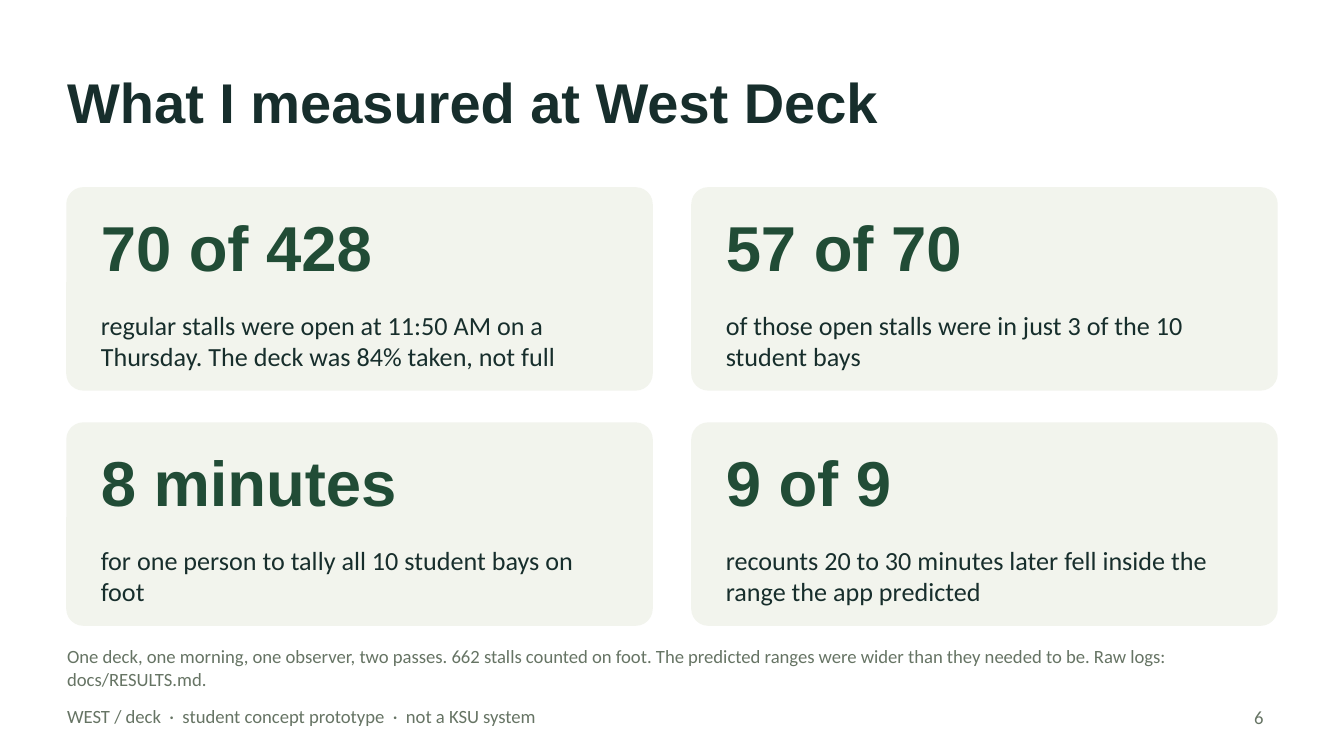
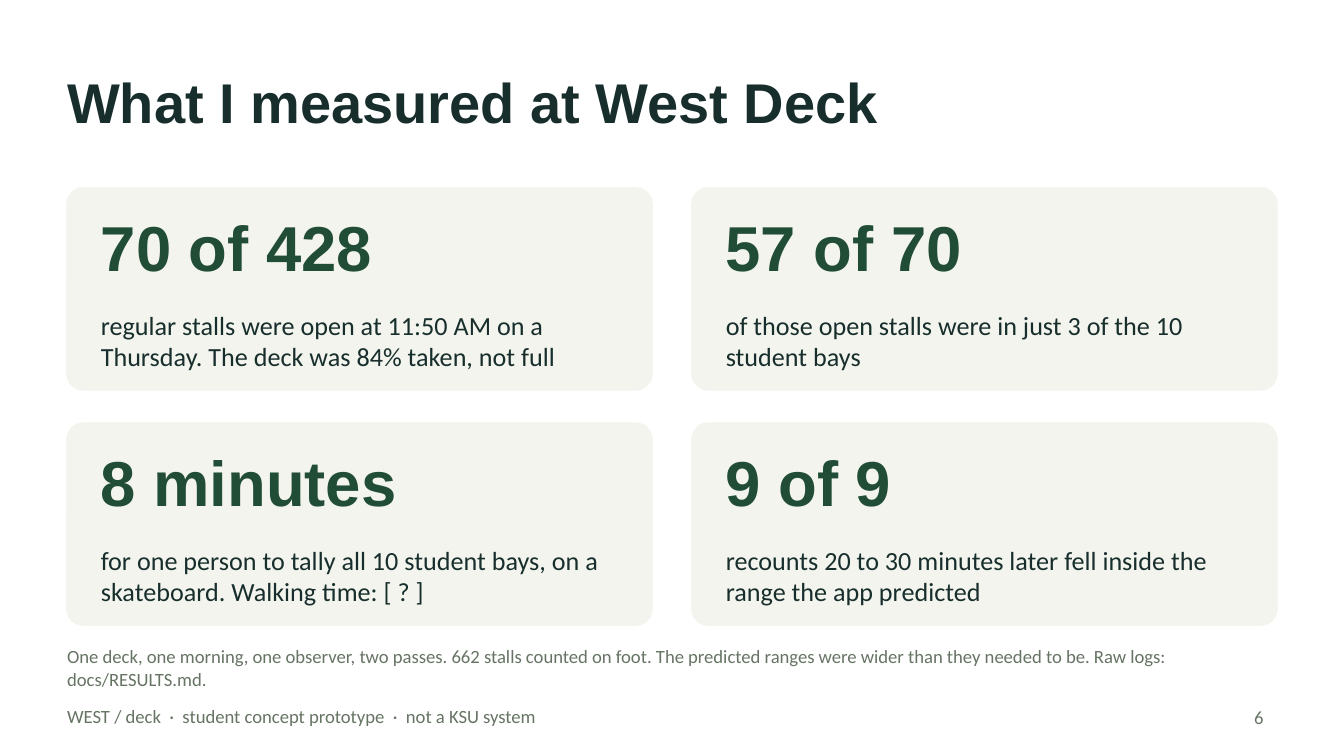
Before and after one commit to boots59/park.ai, a slide deck: slide 6 of submission/WEST-deck-pitch-DRAFT.pptx. Drawn at 1344x756 pixels with LibreOffice and Linux fonts; fonts in the diff are those of the drawing. Boxes give left, top, right and bottom in pixels: in the first picture for what was removed or moved away, otherwise in the second. Text is boxed around its words. In the diff, an @@ line names an element or a change of style, - is before the commit and + after.

```diff
--- a/submission/WEST-deck-pitch-DRAFT.pptx
+++ b/submission/WEST-deck-pitch-DRAFT.pptx
@@ text at [101, 552, 598, 606]: text changed @@
-for one person to tally all 10 student bays on foot
+for one person to tally all 10 student bays, on a skateboard. Walking time: [ ? ]
```
Also in this commit, not shown: 2 other files.
